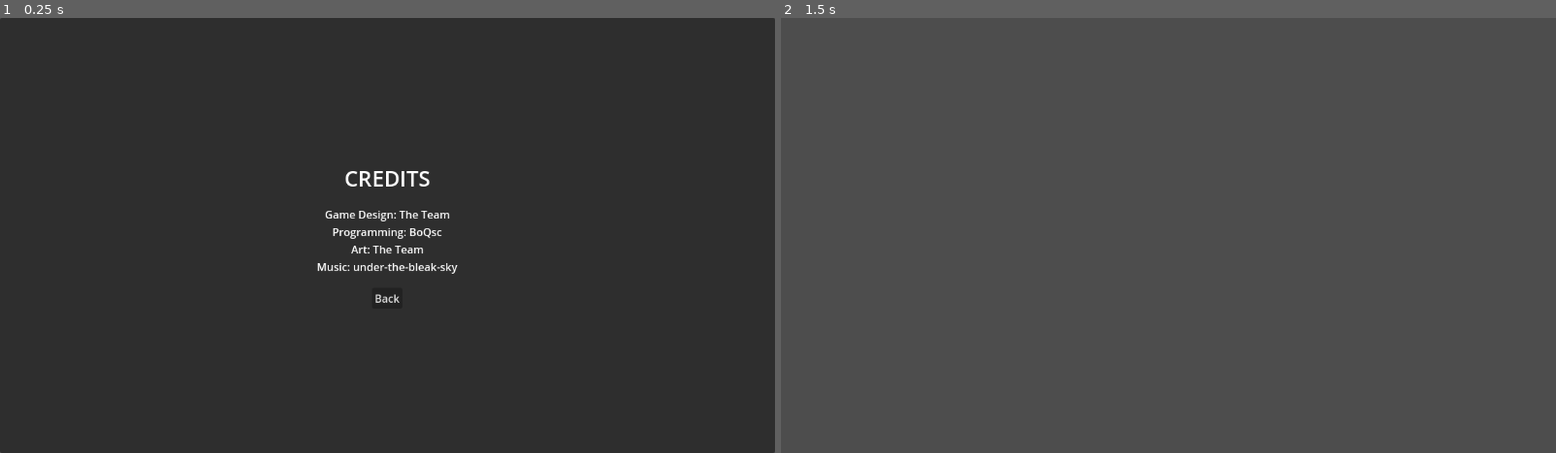
Above: before the commit, frames 1-2 (left to right).
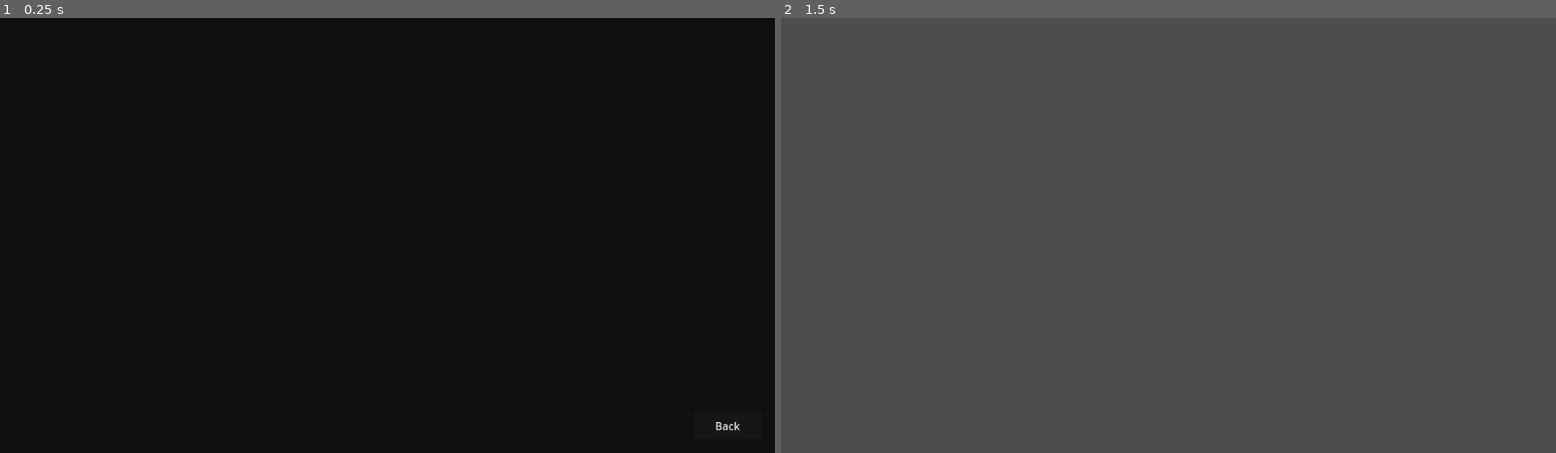
Above: after the commit, the same moments.

Repository: BoQsc/best-game-4-main-menu
Game: Godot game, scene res://credits_menu.tscn
Two runs of this game, one before a commit and one after it. Both use one fixed random seed, a clock stepped at 60 frames per second and the inputs below. This scene is started directly instead of the project's main scene.
Inputs (mouse positions are in pixels of both pictures, inside the frame that each line leads up to):
- Up to frame 1 (0.25 s): no input
- Up to frame 2 (1.5 s): click "Back" at 0.5 s; tap Enter (ui_accept) at 1.25 s; move the mouse to (1339, 213) at 1.27 s; hold Enter (ui_accept) from 1.28 s (still down); click (1339, 213) at 1.42 s

The runs differ from the first frame. In frame 1, 99% of the frame differs, in the area x 0-100%, y 0-100%; in frame 2, nothing differs.

Commit message:
Different version of Credits Menu

Diff:
--- a/credits_menu.gd
+++ b/credits_menu.gd
@@ -2,7 +2,41 @@
 
 signal back_pressed
 
+@onready var credits_text = $CreditsText
+@onready var back_button = $BackButton
+
+# Configuration
+var scroll_speed = 60.0
+var speed_multiplier = 5.0
+var start_y_offset = 0.0
+
+func _ready():
+	# Start the text below the screen
+	start_y_offset = get_viewport_rect().size.y
+	credits_text.position.y = start_y_offset
+
+	# Ensure the label is tall enough to render everything so we can measure it
+	# (fit_content in the scene usually handles height, but we need to move the node)
+	pass
+
+func _process(delta):
+	var speed = scroll_speed
+
+	# Speed up if holding click or interacting (simulated by checking action if defined, or just mouse)
+	if Input.is_mouse_button_pressed(MOUSE_BUTTON_LEFT) or Input.is_action_pressed("ui_accept"):
+		speed *= speed_multiplier
+
+	credits_text.position.y -= speed * delta
+
+	# Check if text has scrolled completely off screen
+	# The text height can be retrieved from get_content_height() for RichTextLabel
+	var text_height = credits_text.get_content_height()
+
+	if credits_text.position.y < -text_height:
+		# Loop back or stop? Let's loop for now, or just stop.
+		# Looping:
+		credits_text.position.y = start_y_offset
+
 func _on_back_button_pressed():
-	# Emit a signal so the Main Menu knows to hide this and show itself again
 	back_pressed.emit()
-	queue_free() # Remove the credits menu
+	queue_free()
--- a/credits_menu.tscn
+++ b/credits_menu.tscn
@@ -11,46 +11,68 @@
 grow_vertical = 2
 script = ExtResource("1_script")
 
-[node name="Panel" type="Panel" parent="."]
+[node name="Background" type="ColorRect" parent="."]
 layout_mode = 1
 anchors_preset = 15
 anchor_right = 1.0
 anchor_bottom = 1.0
 grow_horizontal = 2
 grow_vertical = 2
+color = Color(0.05, 0.05, 0.05, 0.95)
 
-[node name="VBoxContainer" type="VBoxContainer" parent="Panel"]
+[node name="CreditsText" type="RichTextLabel" parent="."]
 layout_mode = 1
-anchors_preset = 8
-anchor_left = 0.5
-anchor_top = 0.5
-anchor_right = 0.5
-anchor_bottom = 0.5
-offset_left = -150.0
-offset_top = -100.0
-offset_right = 150.0
-offset_bottom = 100.0
+anchors_preset = 10
+anchor_right = 1.0
+offset_bottom = 50.0
 grow_horizontal = 2
-grow_vertical = 2
-theme_override_constants/separation = 20
+bbcode_enabled = true
+text = "[center]
+[font_size=50][b]BEST GAME 4[/b][/font_size]
 
-[node name="Label" type="Label" parent="Panel/VBoxContainer"]
-layout_mode = 2
-theme_override_font_sizes/font_size = 32
-text = "CREDITS"
-horizontal_alignment = 1
+[font_size=24]Thank you for playing![/font_size]
 
-[node name="CreditsText" type="Label" parent="Panel/VBoxContainer"]
-layout_mode = 2
-text = "Game Design: The Team
-Programming: BoQsc
-Art: The Team
-Music: under-the-bleak-sky"
-horizontal_alignment = 1
 
-[node name="BackButton" type="Button" parent="Panel/VBoxContainer"]
-layout_mode = 2
-size_flags_horizontal = 4
+[font_size=32][b]- THE TEAM -[/b][/font_size]
+
+[b]Game Design[/b]
+The Team
+
+[b]Programming[/b]
+BoQsc
+
+[b]Art[/b]
+The Team
+
+[b]Music[/b]
+\"Under the Bleak Sky\"
+by Post Apocalyptic Cinematic Music
+
+
+[font_size=32][b]- SPECIAL THANKS -[/b][/font_size]
+
+Godot Engine Contributors
+Open Source Community
+You!
+
+[/center]"
+fit_content = true
+scroll_active = false
+autowrap_mode = 0
+
+[node name="BackButton" type="Button" parent="."]
+layout_mode = 1
+anchors_preset = 3
+anchor_left = 1.0
+anchor_top = 1.0
+anchor_right = 1.0
+anchor_bottom = 1.0
+offset_left = -120.0
+offset_top = -60.0
+offset_right = -20.0
+offset_bottom = -20.0
+grow_horizontal = 0
+grow_vertical = 0
 text = "Back"
 
-[connection signal="pressed" from="Panel/VBoxContainer/BackButton" to="." method="_on_back_button_pressed"]
+[connection signal="pressed" from="BackButton" to="." method="_on_back_button_pressed"]
